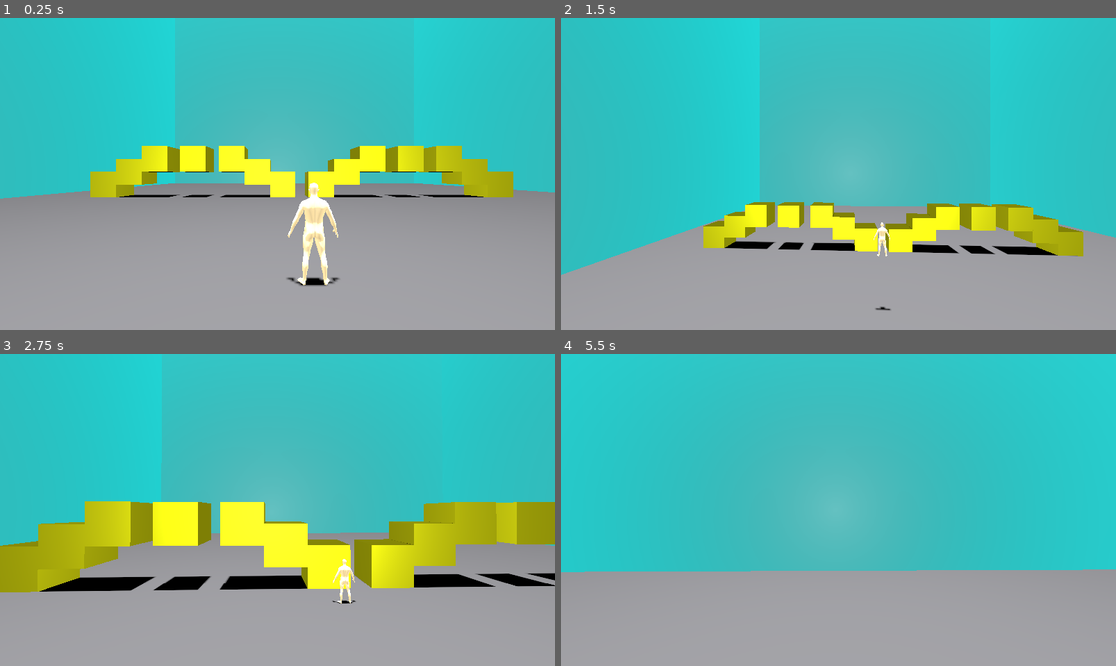
Above: before the commit, frames 1-4 (two rows, left to right).
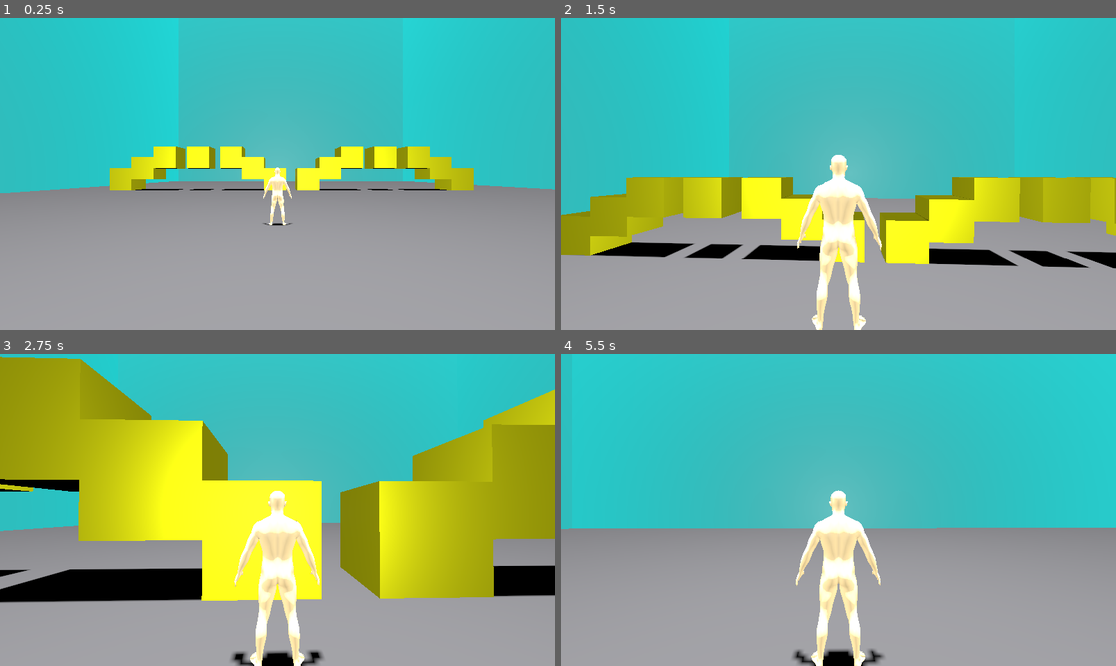
Above: after the commit, the same moments.

Repository: xcoderioslearn/test_3d_level
Game: Godot game, scene res://scenes/main.tscn
Two runs of this game, one before a commit and one after it. Both use one fixed random seed, a clock stepped at 60 frames per second and the inputs below.
Inputs (mouse positions are in pixels of both pictures, inside the frame that each line leads up to):
- Up to frame 1 (0.25 s): no input
- Up to frame 2 (1.5 s): tap Enter (ui_accept) at 0.5, 0.77 s; move the mouse to (866, 174) at 0.52 s; hold Mouse wheel down (wheel_down) 0.53-1.28 s; hold Up (ui_up) from 0.53 s (still down); tap Mouse wheel up (wheel_up) at 0.8, 1.35 s; move the mouse to (810, 174) at 1.27 s
- Up to frame 3 (2.75 s): keep holding Up (ui_up); tap Enter (ui_accept) at 1.52 s; tap Mouse wheel down (wheel_down) at 1.55 s; move the mouse to (288, 503) at 2.02 s; hold Mouse wheel down (wheel_down) from 2.03 s (still down); tap Mouse wheel up (wheel_up) at 2.3 s
- Up to frame 4 (5.5 s): keep holding Up (ui_up); move the mouse to (832, 516) at 2.77 s; release Mouse wheel down (wheel_down) at 2.78 s; tap Mouse wheel up (wheel_up) at 2.85, 3.8, 4.35, 5.3 s; tap Enter (ui_accept) at 3.02, 3.77, 4.52 s; tap Mouse wheel down (wheel_down) at 3.05, 4.55 s; move the mouse to (877, 513) at 3.52 s; hold Mouse wheel down (wheel_down) 3.53-4.28 s; move the mouse to (794, 506) at 4.27 s; move the mouse to (844, 510) at 5.02 s; hold Mouse wheel down (wheel_down) from 5.03 s (still down)

The runs differ from the first frame. In frame 1, 7.2% of the frame differs, in the area x 0-100%, y 34-86%; in frame 2, 22%; in frame 3, 43%, in the area x 0-100%, y 0-100%; in frame 4, 16%.

Commit message:
partially solved

Diff:
--- a/scenes/character.tscn
+++ b/scenes/character.tscn
@@ -12,7 +12,7 @@
 radius = 0.3
 
 [node name="Character" type="CharacterBody3D"]
-collision_layer = 2
+collision_layer = 3
 collision_mask = 3
 script = ExtResource("1_pjt0s")
 
@@ -28,8 +28,9 @@
 script = ExtResource("3_wa5vi")
 
 [node name="SpringArm3D" type="SpringArm3D" parent="SpringArmPivot"]
+collision_mask = 3
 shape = SubResource("SphereShape3D_my7n2")
-spring_length = 2.0
+spring_length = 6.0
 
 [node name="SpringPosition" type="Node3D" parent="SpringArmPivot/SpringArm3D"]
 
--- a/scripts/camera_3d.gd
+++ b/scripts/camera_3d.gd
@@ -2,9 +2,9 @@
 
 
 @export var spring_arm: Node3D
-@export var lerp_power: float = 1.0
+@export var lerp_power: float = 20.0
 
 
 func _process(delta: float) -> void:
-	position = lerp(position, spring_arm.global_position, delta * lerp_power)
-	print(spring_arm.position,spring_arm.global_position)
+	global_position = global_position.lerp(spring_arm.global_position, delta * lerp_power)
+	global_rotation = global_rotation.lerp(spring_arm.global_rotation, delta * lerp_power)
--- a/scripts/character.gd
+++ b/scripts/character.gd
@@ -20,3 +20,4 @@
 		velocity.z = move_toward(velocity.z, 0, SPEED)
 
 	move_and_slide()
+	print("player",position,rotation)
--- a/scripts/spring_arm_pivot.gd
+++ b/scripts/spring_arm_pivot.gd
@@ -4,10 +4,14 @@
 @export_range(-90.0, 0.0, 0.1, "radians_as_degrees") var min_vertical_angle: float = deg_to_rad(-90.0)
 @export_range(0.0, 90.0, 0.1, "radians_as_degrees") var max_vertical_angle: float = deg_to_rad(45.0)
 
+@export var min_spring_length: float = 2.0
+@export var max_spring_length: float = 2.0
+
 @onready var spring_arm := $SpringArm3D
 
 func _ready() -> void:
 	Input.set_mouse_mode(Input.MOUSE_MODE_CAPTURED)
+	print("SpringArmPivot", position, rotation)
 
 func _unhandled_input(event: InputEvent) -> void:
 	if event is InputEventMouseMotion and Input.mouse_mode == Input.MOUSE_MODE_CAPTURED:
@@ -18,9 +22,10 @@
 		rotation.x = clamp(rotation.x, min_vertical_angle, max_vertical_angle)
 
 	if event.is_action_pressed("wheel_up"):
-		spring_arm.spring_length -= 1
+		spring_arm.spring_length = clamp(spring_arm.spring_length - 1, min_spring_length, max_spring_length)
+
 	if event.is_action_pressed("wheel_down"):
-		spring_arm.spring_length += 1
+		spring_arm.spring_length = clamp(spring_arm.spring_length + 1, min_spring_length, max_spring_length)
 
 	if event.is_action_pressed("toggle_mouse_capture"):
 		if Input.mouse_mode == Input.MOUSE_MODE_CAPTURED:
